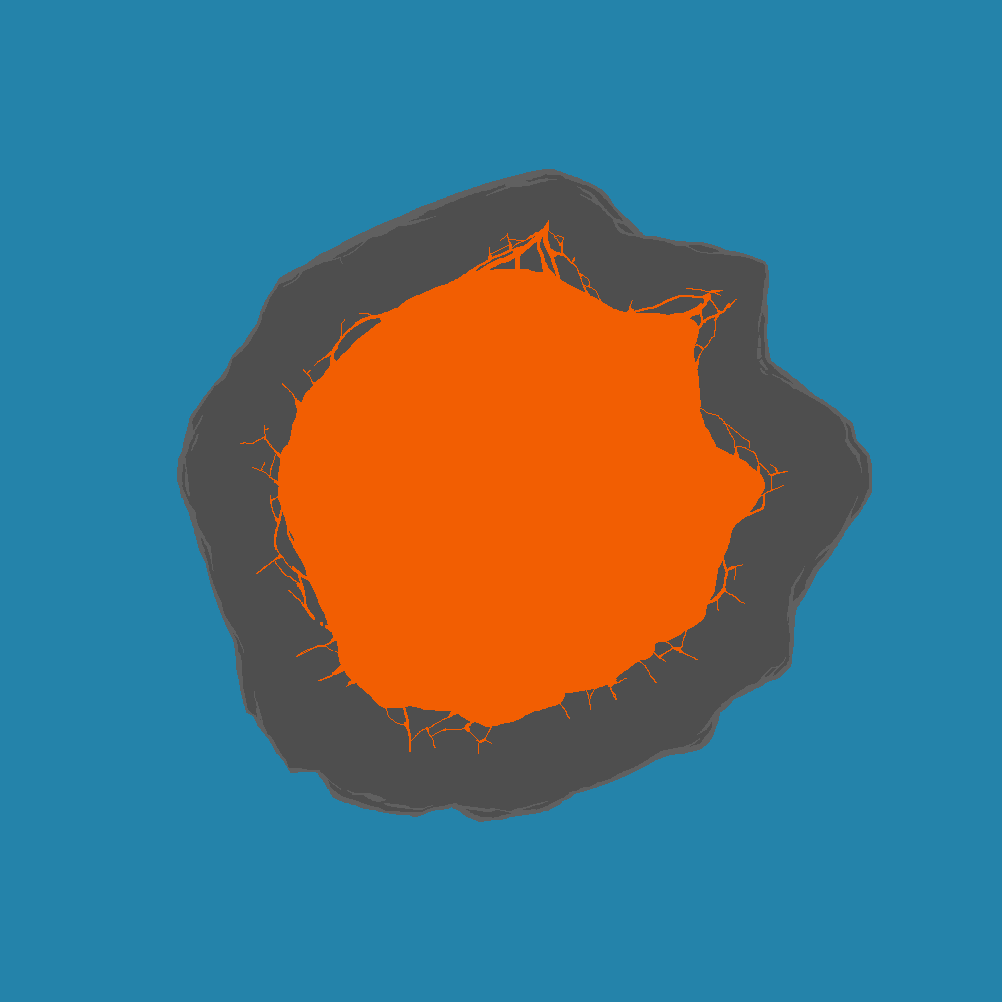
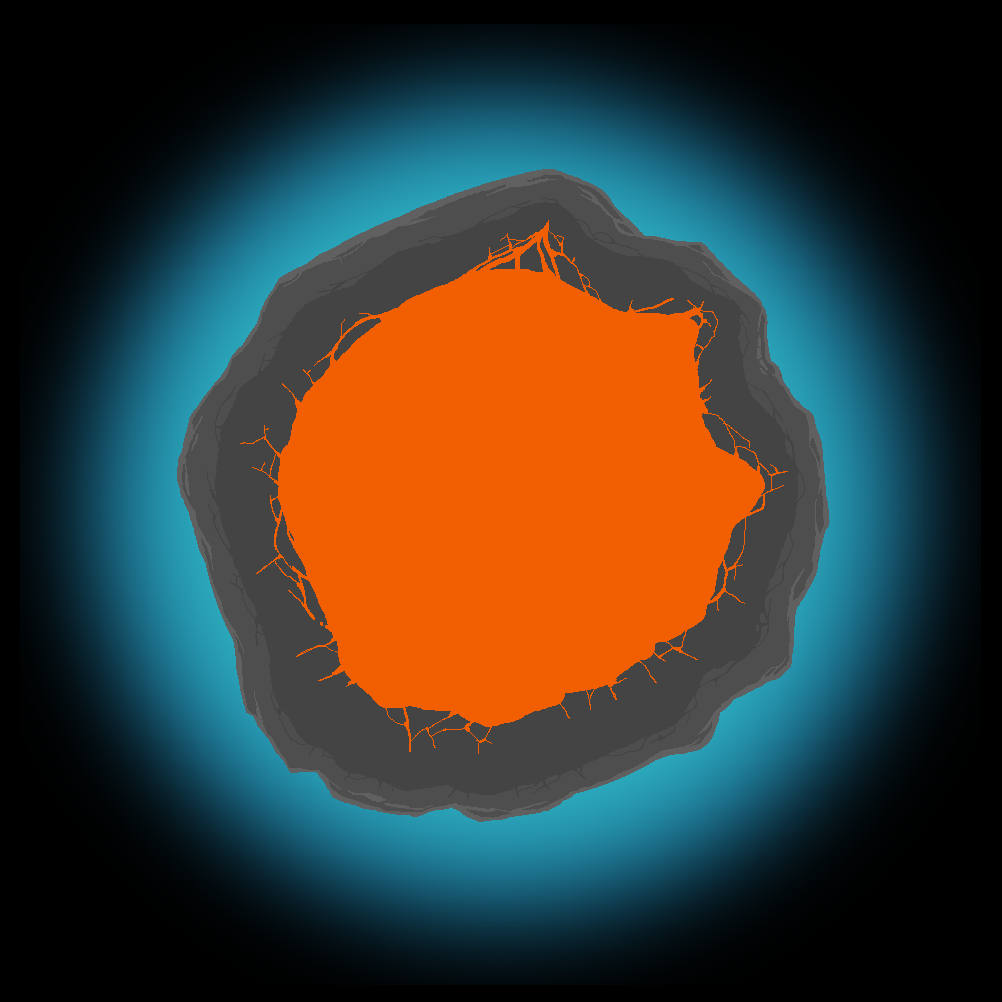
Layer changes from the first 1002x1002 image to the second:
painted on "Lava" (2nd of 2, in "Lava") over [left=672, top=288, right=746, bottom=566]
renamed "Layer 11" to "Layer 15", painted on it over [left=177, top=169, right=872, bottom=822]
removed layer "Layer 13" over [left=0, top=0, right=1002, bottom=1002]
added layer "Layer 13 copy" above "Layer 14" over [left=20, top=24, right=981, bottom=985]
added layer "Layer 14" over [left=0, top=0, right=1002, bottom=1002]
